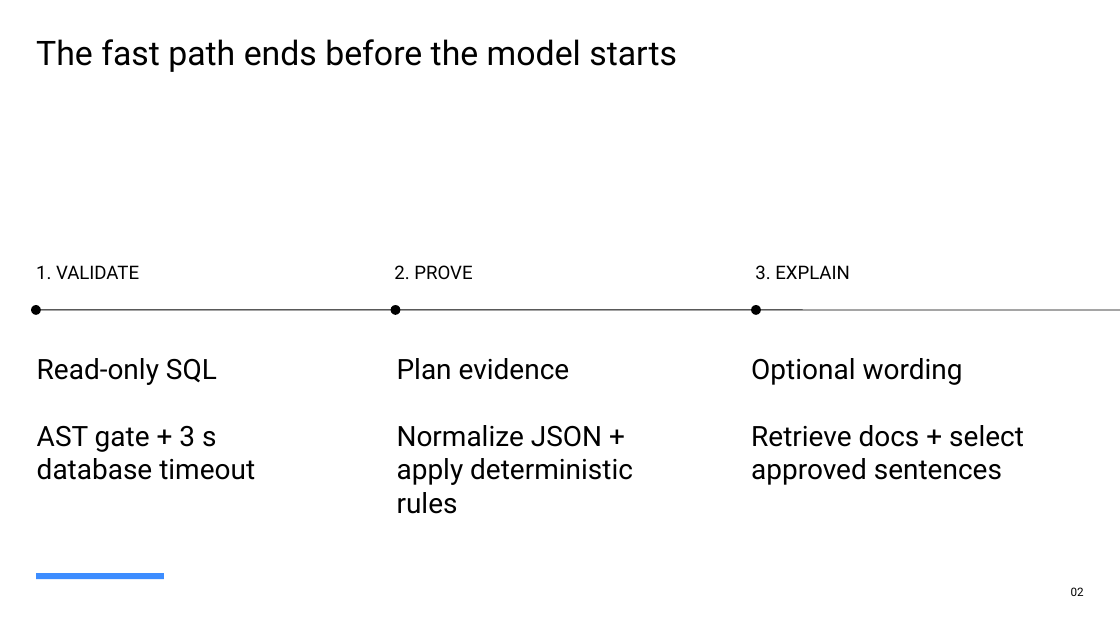
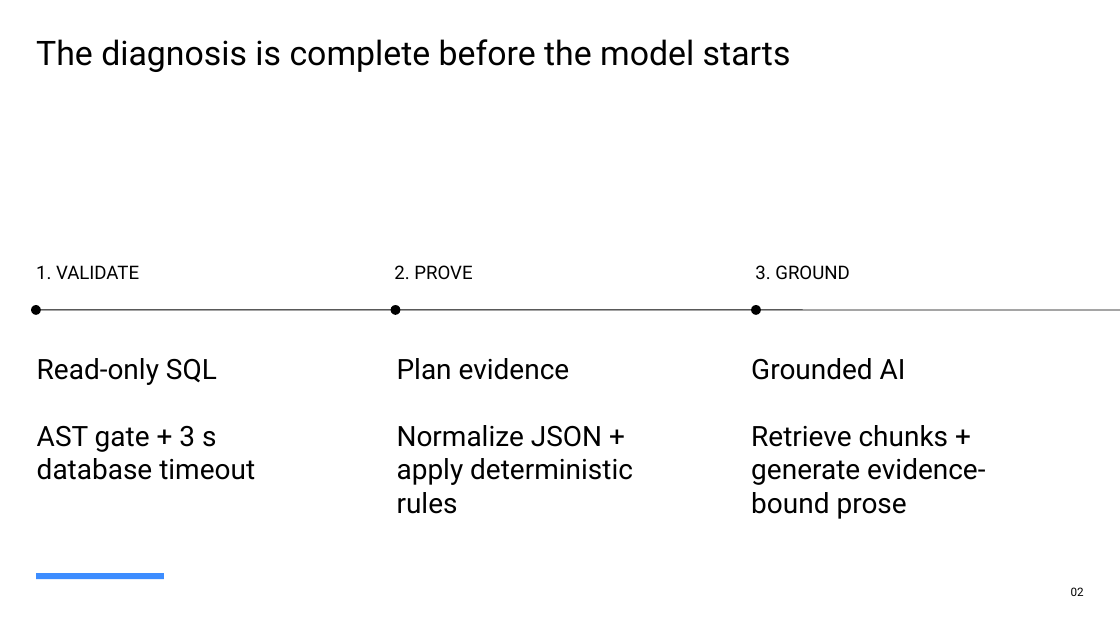
Before and after one commit to ErayKulkizaga/QueryPilot, a slide deck: slide 2 of artifacts/QueryPilot_Local_Teknik_Sunum.pptx. Drawn at 1120x630 pixels with LibreOffice and Linux fonts; fonts in the diff are those of the drawing. Boxes give left, top, right and bottom in pixels: in the first picture for what was removed or moved away, otherwise in the second. Text is boxed around its words. In the diff, an @@ line names an element or a change of style, - is before the commit and + after.

Commit message:
Release grounded AI beta 2 (#5)

```diff
--- a/artifacts/QueryPilot_Local_Teknik_Sunum.pptx
+++ b/artifacts/QueryPilot_Local_Teknik_Sunum.pptx
@@ text at (36, 39, 791, 72): text changed @@
-The fast path ends before the model starts
+The diagnosis is complete before the model starts
@@ text at (755, 265, 850, 280): text changed @@
-3. EXPLAIN
+3. GROUND
@@ text at (751, 358, 985, 519): text changed @@
-Optional wording
-Retrieve docs + select approved sentences
+Grounded AI
+Retrieve chunks + generate evidence-bound prose
```
Also in this commit, not shown: 5 other slides changed, 12 other files.
